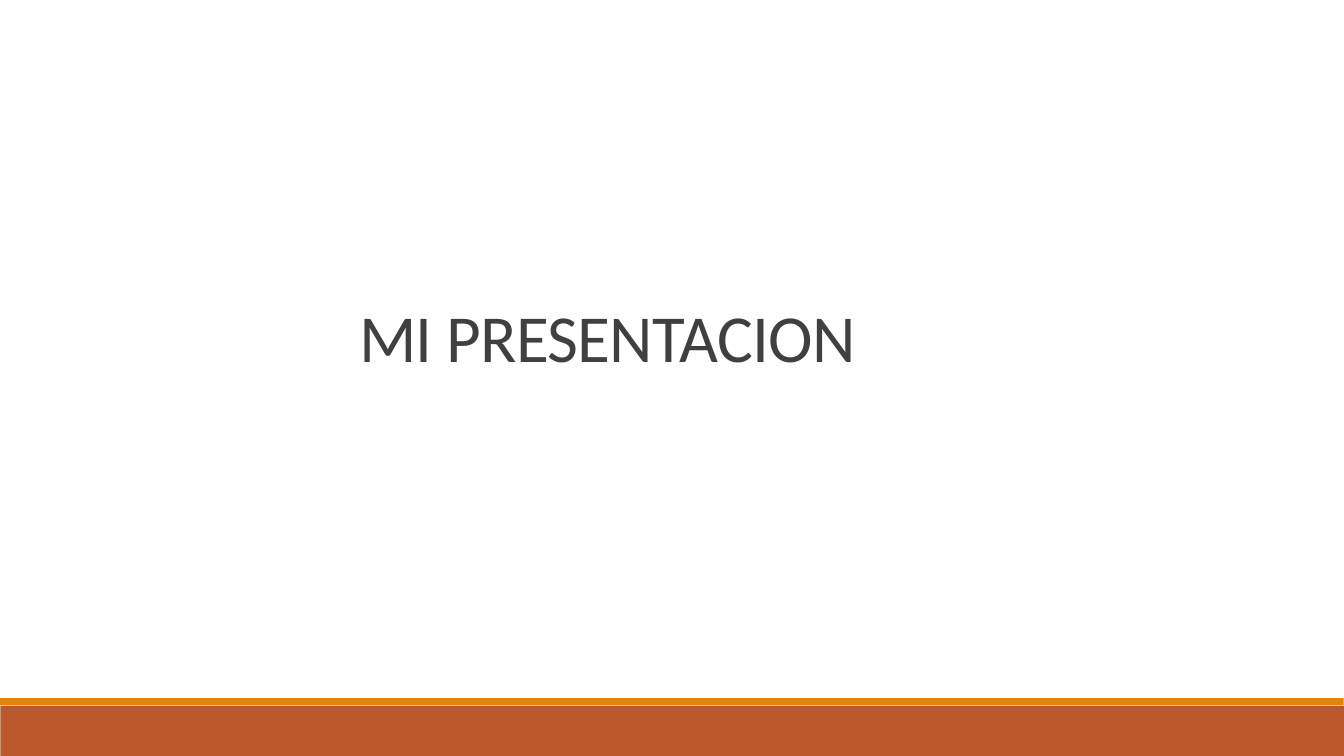
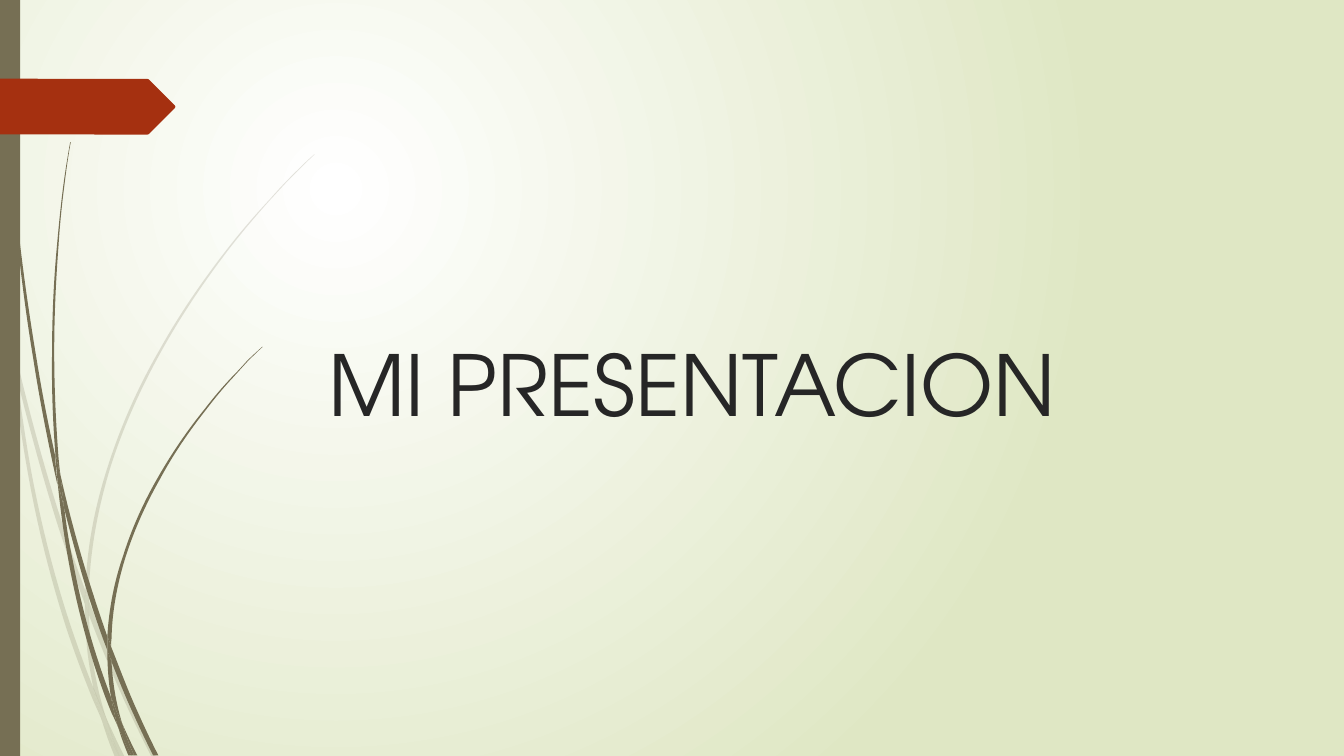
Before and after one commit to Pinita19/culturadigital2, a slide deck: slide 1 of MI PRESENTACIOn.pptx. Drawn at 1344x756 pixels with LibreOffice and Linux fonts; fonts in the diff are those of the drawing. Boxes give left, top, right and bottom in pixels: in the first picture for what was removed or moved away, otherwise in the second. Text is boxed around its words. In the diff, an @@ line names an element or a change of style, - is before the commit and + after.

```diff
--- a/MI PRESENTACIOn.pptx
+++ b/MI PRESENTACIOn.pptx
@@ background #FFFFFF to gradient #FFFFFF to #DFE8C4 @@
@@ rectangle added at box(0, 0, 20, 756), fill #766F54 @@
@@ freeform shape added at box(0, 79, 175, 134), fill #A53010 @@
@@ title "MI PRESENTACION": place and size @@
-title "MI PRESENTACION" at box(359, 318, 856, 363)
+title "MI PRESENTACION" at box(328, 353, 1056, 417)
@@ title "MI PRESENTACION" at box(328, 353, 1056, 417): size 48 to 60 pt, font Calibri to TeX Gyre Adventor, text colour #404040 to #262626, letter spacing -0.5 to 0 pt; line spacing 0.85 to 1; vertical alignment bottom to top @@
@@ group added at box(0, 154, 315, 756): 10 freeform shapes @@
@@ rectangle removed at box(0, 706, 1344, 756) @@
@@ rectangle removed at box(0, 699, 1344, 706) @@
@@ group added at box(3, 0, 262, 756): 12 freeform shapes @@
```
Also in this commit, not shown: 2 other slides changed, 1 slide added.
